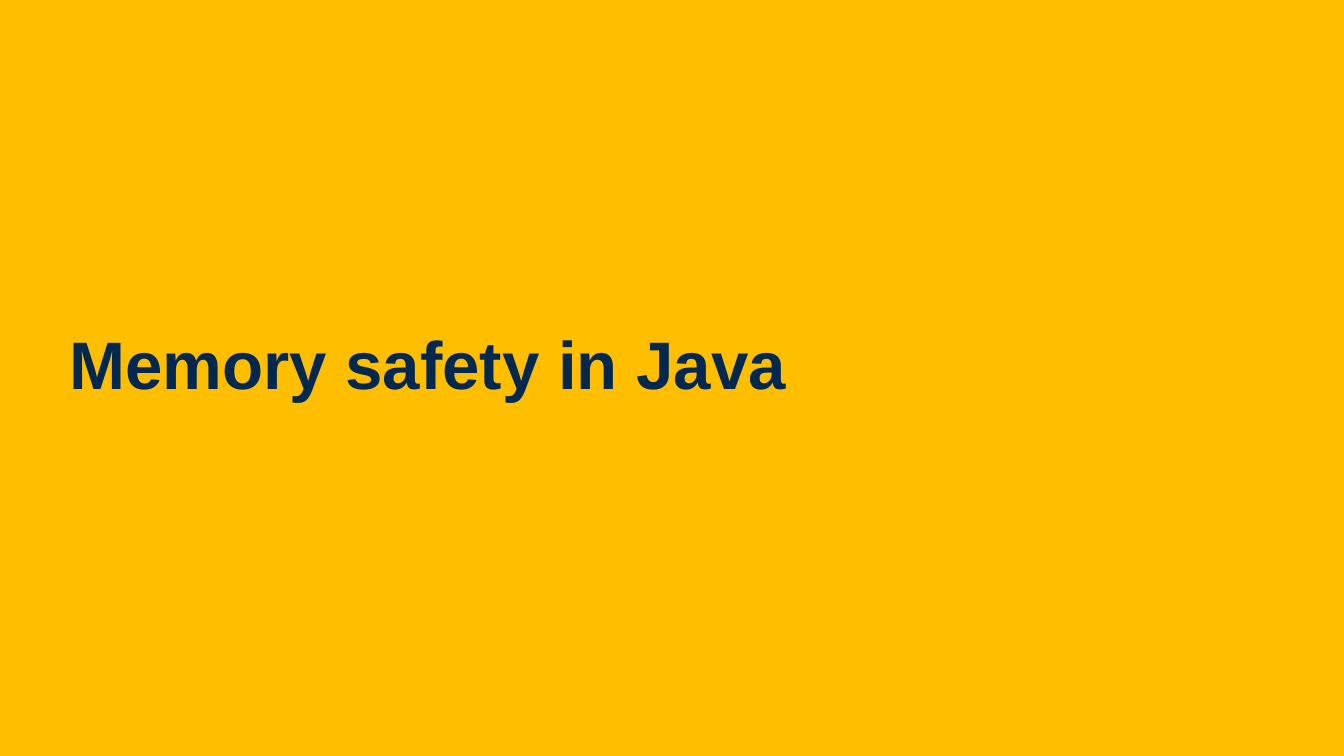
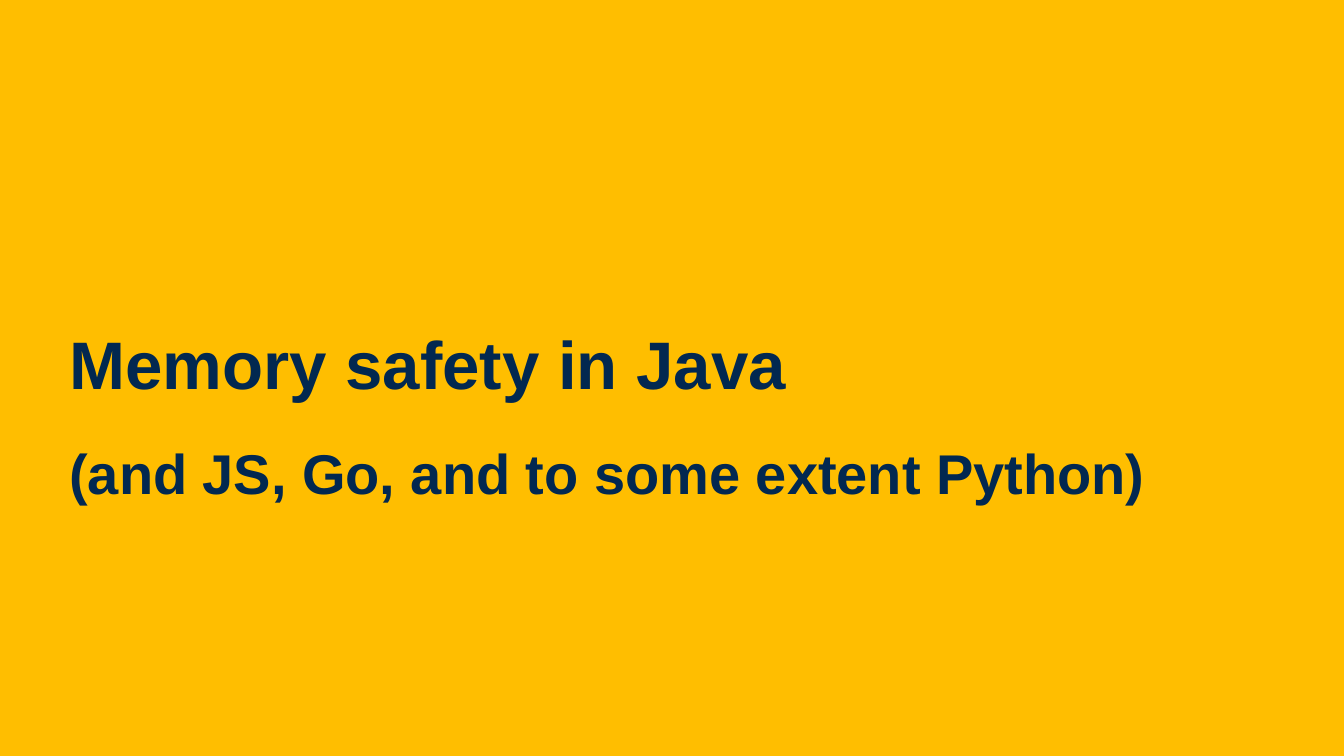
Before and after one commit to davsec-teaching/ECS160-Winter2025, a slide deck: slide 92 of slides/9_software_security.pptx (slide 86 before the commit). Drawn at 1344x756 pixels with LibreOffice and Linux fonts; fonts in the diff are those of the drawing; background and template pictures are left out. Boxes give left, top, right and bottom in pixels: in the first picture for what was removed or moved away, otherwise in the second. Text is boxed around its words. In the diff, an @@ line names an element or a change of style, - is before the commit and + after.

```diff
--- a/slides/9_software_security.pptx
+++ b/slides/9_software_security.pptx
@@ text at (69,453,1144,504): paragraph added @@
+(and JS, Go, and to some extent Python)
```
Also in this commit, not shown: 9 other slides changed, 16 slides added.
